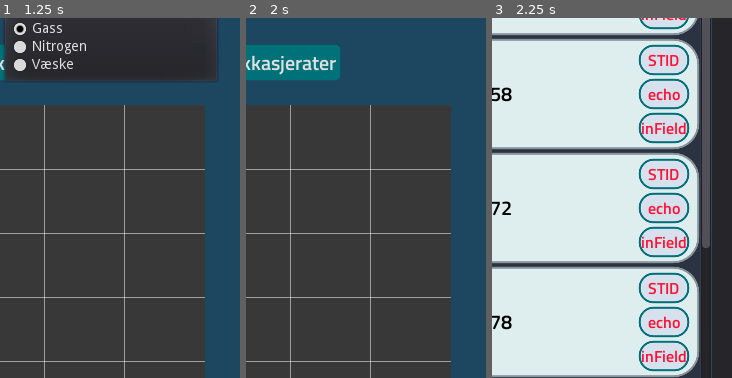
Above: before the commit, frames 1-3 (left to right).
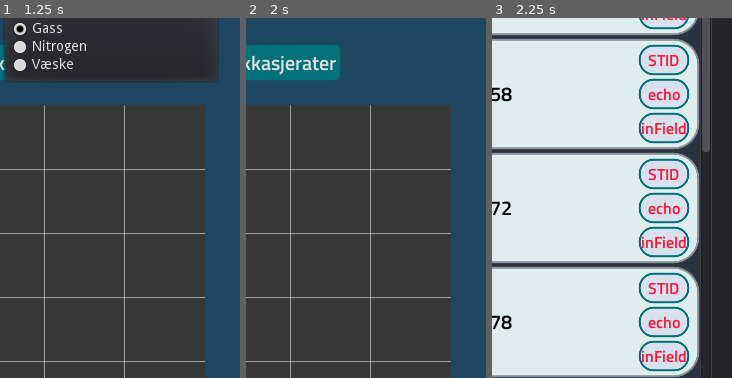
Above: after the commit, the same moments.

Repository: Keroflux/Critical-leak-test
Game: Godot game, scene res://Main.tscn
Same seed, same stepped clock (60 frames per second), same inputs: the game is played once before the commit and once after it. Before the commit the project starts from res://Control.tscn.
Inputs:
- Up to frame 1 (1.25 s): click "Gass" at 0.5 s
- Up to frame 2 (2 s): click "Simuler lekkasjerater" at 1.25 s
- Up to frame 3 (2.25 s): click "Velg ventil" at 2 s
The pictures show only the part of the screen within x 50-100%, y 39-89%; the shares and areas given below are measured in that part.

Frames 1-2 are identical in both runs. In frame 3, 0.9% of the frame differs, in the area x 87-91%, y 36-64%.

Commit message:
Restructure

Diff:
--- a/LekkasjeGammel.gd
+++ /dev/null
@@ -1,373 +0,0 @@
-extends Control
-
-var tag : String = "A-VC23-0263"
-var type : int = 0 # 0 = ventil, 1 = tilbakeslag
-
-# Variabler til bruk i kalkulering av lekkasje kriterie
-var MW: float = 28.01 	# MOL vekt for test medie
-var P1: float = 2.0 	# Trykk utenfor testvolum
-var P2: float = 1.0 	# Trykk i testvolum før test
-var PB: float = 1.0 	# Trykk i testvolum etter test
-var T: float = 15.0 	# Temperatur test medie
-var Di: float= 372.0 	# Indre rør diameter
-var Z: float = 0.98 	# Kompressabilitet til testmedie
-
-# Variabler til kalkulering av lekkasjerate under test
-var volume: float = 0.11876		# Testvolumet i m3
-const R: float = 8314.5			# Gasskonstanten
-var test_time: float = 900.0	# Testvarighet i sekunder
-
-# Variabler for lagring av resultat av kalkulasjoner
-var kgs_crit: float = 0.0	# Lekkasjekriterie i kg / s
-var kgs_test: float = 0.0	# Lekkasjerate under test i kg / s
-var kgs_real: float	# Den faktiske lekkasjeraten under test i kg / s
-var sec_crit: float = 0.0	# Hvor lang tid i sekunder det tar for å nå 0 dP ved kriterie
-var sec_test: float = 0.0	# Hvor lang tid i sekunder det tar for å nå 0 dP ved test
-var P2_crit: Array = []		# Lagring av trend ved integrering av kriterie
-var P2_test: Array = []		# Lagring av trend ved integrering av test
-var test_orifice: float = 0.0
-
-# Ubrukt, tror jeg
-var comp_f = 0.98
-#var R = 0.000083145
-var max_leak_rate = 6006
-var k := 1.416
-var leak_krit = 0.1
-var Za = 0.9978
-
-
-# Legger ventilene i nedrekkslisten
-func _ready():
-	for i in VALVES.valves:
-		$"%OptionButton".add_item(i)
-
-
-# Kalkulerer lekkasjekriterie i kg / s
-func calc_leak_crit_gas(ori: float = 0.0)->float:
-	var K: float = 273.15 + T
-	var dP: float = P1 - P2
-	if P1 == 0:
-		P1 = 1
-	var Pr: float = dP / P1
-	var Do: float = Di/ 10.0
-	if ori > 0:
-		Do = ori
-	var Yo: float = 1.008 - 0.338 * Pr
-	if Pr < 0.29:
-		Yo = 1 - 0.31 * Pr
-	var dg: float = (MW * P1) / (0.08314 * K * Z)
-	var kg_h: float = Do * Do * Yo * 0.62 * 1.265 * pow((dP * dg), 0.5)
-	var kg_s: float = kg_h / 3600
-	kg_s = abs(kg_s)
-	return kg_s
-
-
-# Kalkulerer (gjennimsnitt) lekkasje under test i kg / s
-func calc_leak_rate_gas()->float:
-	var K: float = 273.15 + T
-	var m1: float = P2 * 100000 * volume * MW / (Z * R * K)
-	var m2: float = PB * 100000 * volume * MW / (Z * R * K)
-	var kg_s: float = (m1 - m2) / test_time
-	var n: float = (m2 * 1000) / MW
-	var z: float = (PB * 100000 * volume) / (n * (R / 1000) * K)
-	kg_s = abs(kg_s)
-	return kg_s
-
-
-# Kalkulering orifice diameter ved gitt lekkasje
-func calc_orifice(kgh: float)->float:
-	var K: float = 273.15 + T
-	var dP: float = P1 - P2
-	if P1 == 0:
-		P1 = 1
-	var Pr: float = dP / P1
-	var Yo: float = 1.008 - 0.338 * Pr
-	if Pr < 0.29:
-		Yo = 1 - 0.31 * Pr
-	var dg: float = (MW * P1) / (0.08314 * K * Z)
-	var orifice = sqrt(kgh / (Yo * 0.62 * 1.265 * pow((dP * dg), 0.5)))
-	return orifice
-
-
-# Mater test lekkasjeraten til integrerings funksjonen for å finne ut sekunder
-# til 0 dP
-func integrate_leak()->float:
-	var kg_s: float = calc_leak_rate_gas()
-	var kg_h: float = kgs_real * 3600
-	var orifice: float = calc_orifice(kg_h)
-	var sec: float = integrate_criteria(2, 0.01, orifice)
-	return sec
-
-
-# For ventiler med fast lekkasjerate på 0.05 kg / s
-func integrate_leak_005()->float:
-	var kg_s: float = 0.05
-	var kg_h: float = 0.05 * 3600
-	var orifice: float = calc_orifice(kg_h)
-	var sec: float = integrate_criteria(1, 0.01, orifice)
-	return sec
-
-
-# Regner ut sekunder det vil ta å nå 0 dP i testsegmentet ved en gitt lekasjerate
-# og lagrer punkter for å lage trend til forventet trykkutvikling
-func integrate_criteria(P: int, step: float, ori: float = 0.0)->float:
-	var sec: float = 0.0
-	var count: int = 10
-	var s: float = step
-	if P == 1:
-		P2_crit.clear()
-	else:
-		P2_test.clear()
-	while P2 < P1:
-		var K: float = 273.15 + T
-		var m1: float = P2 * 100000 * volume * MW / (Z * R * K)
-		var leak: float = calc_leak_crit_gas(ori)
-		m1 += leak * s
-		P2 = m1 / (100000 * volume * MW / (Z * R * K))
-		sec += step
-		if count == 15:
-			if P == 1:
-				P2_crit.append(P2-1)
-			else:
-				P2_test.append(P2-1)
-			count = 0
-		count += 1
-	P2 = float($"%PressureStart".text) + 1
-	return sec
-
-
-func find_real_leak2():
-	var p0 = P2
-	var t0 := 0.0
-	var t = test_time
-	var p = PB
-	var ori = calc_orifice(kgs_test * 3600)
-	var kgs := 0.0
-
-	var m0 = p0 * 100000 * volume * MW / (Z * R * (T + 273.15))
-	var dt := 0.05
-	for i in range (1000):
-		ori += 0.01
-		t0 = 0
-		p0 = P2
-		m0 = p0 * 100000 * volume * MW / (Z * R * (T + 273.15))
-		while t0 <= test_time:
-			var K: float = 273.15 + T
-			var dP: float = P1 - p0
-			if P1 == 0:
-				P1 = 1
-			var Pr: float = dP / P1
-			var Do = ori
-			var Yo: float = 1.008 - 0.338 * Pr
-			if Pr < 0.29:
-				Yo = 1 - 0.31 * Pr
-			var dg: float = (MW * P1) / (0.08314 * K * Z)
-			var kg_h: float = Do * Do * Yo * 0.62 * 1.265 * pow((dP * dg), 0.5)
-			var kg_s: float = kg_h / 3600
-			kg_s = abs(kg_s)
-
-			m0 += kg_s * dt
-			p0 = m0 / (100000 * volume * MW / (Z * R * (T + 273.15)))
-			t0 += dt
-
-			if p0 >= p:
-				kgs = kg_s
-				break
-
-		if p0 >= p:
-			return calc_leak_crit_gas(ori)
-
-
-# Kalkulerer den høyeste (første) lekkasjeraten under testen fra gjennomsnittet
-func find_real_leak():
-	var num = 0
-	var p0 = P2								#Trykk før test
-	var t0 := 0.0							#Klakulert test varighet
-	var t = test_time						#Test varighet
-	var p = PB								#Trykk etter test
-	var ori_pre = kgs_test / (P1 - P2) * 25	#Predikerer en sikker økning av orifice før loopen
-	var ori_pre2 = (kgs_test * 3600 / test_time) * sqrt(PB / (P2))
-	ori_pre2 *= 0.015
-	var ori = calc_orifice(kgs_test * 3600) #Orifice testraten tilsvarer
-	print("Gjennomsnitt orifice: ",ori)
-	print(ori_pre2 + ori, " TEST2")
-	print(ori_pre + ori, " TEST")
-	var m0 := 0.0							#Masse ved teststart
-	var dt := 1.0 / 50.0 					#Tidsenhet
-	ori = ori + ori_pre
-#	Loop som øker størrelsen på orificen for hver ieterasjon og simulerer trykkoppbygging.
-#	Når simulert sluttrykk (p0) når testens sluttrykk (p) og simulert testvarighet (t0)
-#	er større eller lik testvarighet (test_time) returneres lekkasjeraten for tilsvarende orifice
-	for i in range (1000):
-		ori += 0.01
-		t0 = 0
-		p0 = P2
-		m0 = p0 * 100000 * volume * MW / (Z * R * (T + 273.15))
-		while p0 < p:
-			var K: float = 273.15 + T
-			var dP: float = P1 - p0
-			if P1 == 0:
-				P1 = 1
-			var Pr: float = dP / P1
-			var Do : float = ori
-			var Yo: float = 1.008 - 0.338 * Pr
-			if Pr < 0.29:
-				Yo = 1 - 0.31 * Pr
-			var dg: float = (MW * P1) / (0.08314 * K * Z)
-			var kg_h: float = Do * Do * Yo * 0.62 * 1.265 * pow((dP * dg), 0.5)
-			var kg_s: float = kg_h / 3600
-			kg_s = abs(kg_s)
-
-			m0 += kg_s * dt
-			p0 = m0 / (100000 * volume * MW / (Z * R * (T + 273.15)))
-			t0 += dt
-			num += 1
-			if p0 >= p:
-				break
-
-		if t0 <= test_time:
-			print("Faktisk orifice: ", ori)
-			print(num)
-			return calc_leak_crit_gas(ori)
-
-
-# Setter verdier for testmedie og ventil
-func set_test_variables()->void:
-	var valve = VALVES.valves[tag]
-
-	if $"%Nitrogen".pressed:
-		MW = 28.01
-		Z = 0.98
-	else:
-		MW = valve["MW"]
-		Z = valve["Z"]
-
-	if valve["Di"] == 0:
-		type = 0
-	else:
-		type = 1
-		Di = valve["Di"]
-		volume = valve["volume"]
-
-
-# Sender verdier til trend og starter tegning
-func init_trend()->void:
-	$"%Trend".test = P2_test
-	$"%Trend".crit = P2_crit
-	if sec_test >= sec_crit:
-		$"%Trend".seconds = sec_test
-	else:
-		$"%Trend".seconds = sec_crit
-	$"%Trend".max_pressure = P1 - 1
-	$"%Trend".min_pressure = P2 - 1
-	$"%Trend".calculate_point_distance()
-	$"%Trend".place_sec_marks()
-	$"%TrendLine".data_points = P2_test
-	$"%TrendLine2".data_points = P2_crit
-	$"%TrendLine".trend_run()
-	$"%TrendLine2".trend_run()
-
-
-# Klikkevent fra "kalkuler" kanppen
-func _on_Button_pressed()->void:
-	P2 = float($"%PressureStart".text) + 1
-	P1 = float($"%PressureExternal".text) + 1
-	PB = float($"%PressureAfter".text) + 1
-	T = float($"%Temperatur".text)
-	test_time = float($"%TestTime".text)
-
-	set_test_variables()
-
-	if type == 0:
-		sec_crit = integrate_leak_005()
-		kgs_crit = 0.05
-	else:
-		kgs_crit = calc_leak_crit_gas()
-		sec_crit = integrate_criteria(1, 0.01)
-
-	kgs_test = calc_leak_rate_gas()
-	print("Gjennomsnitt lekkasje: ",kgs_test)
-	kgs_real = find_real_leak()
-	print("Faktisk lekkasje: ",kgs_real)
-#	print(find_real_leak2())
-	sec_test = integrate_leak()
-
-	$"%LeakRate".text = str(kgs_real)
-	$"%CritLeak".text = str(kgs_crit)
-
-	$"%CritLeakSec".text = str(sec_crit)
-	$"%LeakSec".text = str(sec_test)
-	init_trend()
-
-	if kgs_real > kgs_crit:
-		$"%LeakRate".get_stylebox("normal").bg_color = Color(0.583008, 0.04327, 0.04327)
-	else:
-		$"%LeakRate".get_stylebox("normal").bg_color = Color(0.141176, 0.396078, 0.078431)
-
-
-# Klikkevent fra netrekkslisten
-func _on_OptionButton_item_selected(index)->void:
-	tag = $"%OptionButton".get_item_text(index)
-
-func calc_leak_new(ori, pipe):
-	var K = 273.15 + T
-	var p1 = P1 * 100000.0
-	var p2 = P2 * 100000.0
-	var dP: float = p1 - p2
-	print(dP)
-	var C = 0.62
-	var beta = ori / pipe
-	var dg = (MW * p1) / (8314 * K * Z)
-	print(dg)
-	var e = 1.0
-	var d2 = ori * ori
-	var Qm = (C / sqrt(1 - pow(beta, 4))) * e * (PI / 4) * d2 * sqrt(2 * dg * dP)
-	print(Qm)
-
-# Gammel kode, som jeg kanskje får bruk for??
-#func calculate_leak_criteria():
-#	var K = 273.15 + T
-#	var total_A2 = pow(Di / 2, 2) * PI
-#	var max_A2 = total_A2 * (leak_krit / 100)
-#	max_A2 = 13.22905358
-#	var r = P2 / P1
-#	var rc = pow(2 / (k + 1), k / (k-1))
-#	var rcc = pow(2 / (k + 1), (k + 1) / (k-1))
-#	var C = 0
-#	if k == 0:
-#		C = 0
-#	elif r > rc:
-#		C = 0.62
-#	else:
-#		C = 0.84 - (0.84 - 0.75) * (r / rc)
-#	var kg_s = C / 10 * max_A2 * P1 * sqrt(k * (MW / (Za * 8314 * K)) * rcc)
-#	$"%CritLeak".text = str(kg_s)
-#	kgs_crit = kg_s
-#
-#	var dP: float = P1 - P0
-#	var n0 = (P0 * volume) / (R * K * comp_f)
-#	var n1 = (P1 * volume) / (R * K * comp_f)
-#	var dm = (n1 * MW - n0 * MW) / 1000
-#	var dt = dm / max_leak_rate * 3600
-#	if dt == 0:
-#		dt = 1.0
-#	var bar_s = dP / dt
-#	$LeakRate.text = str(bar_s)
-#
-#
-#func calculate_leak_kgs():
-#	var K = 273.15 + T
-#	var m1 = P2 * 100000 * volume * MW / (Za * 8341 * K)
-#	var m2 = PB * 100000 * volume * MW / (Za * 8341 * K)
-#	var kg_s = (m1 - m2) / test_time
-#	$LeakRate3.text = str(kg_s)
-#	kgs_test = kg_s
-#	if kgs_test > kgs_crit:
-#		$ColorRect.self_modulate = Color(1.0, 0.0, 0.0)
-#	else:
-#		$ColorRect.self_modulate = Color(0.0, 1.0, 0.0)
-
-
-
-func _on_Trend_resized():
-	init_trend()
--- a/Control.tscn
+++ b/Main.tscn
@@ -1,15 +1,15 @@
 [gd_scene load_steps=13 format=2]
 
-[ext_resource path="res://Lekkasje.gd" type="Script" id=1]
-[ext_resource path="res://Trend.gd" type="Script" id=2]
-[ext_resource path="res://TrendLine.gd" type="Script" id=3]
-[ext_resource path="res://Font16l.tres" type="DynamicFont" id=4]
-[ext_resource path="res://Font14.tres" type="DynamicFont" id=5]
-[ext_resource path="res://TitilliumWeb-SemiBold.ttf" type="DynamicFontData" id=6]
+[ext_resource path="res://UI/Font/TitilliumWeb-SemiBold.ttf" type="DynamicFontData" id=1]
+[ext_resource path="res://UI/Font/Font14.tres" type="DynamicFont" id=2]
+[ext_resource path="res://Script/Trend.gd" type="Script" id=3]
+[ext_resource path="res://Script/TrendLine.gd" type="Script" id=4]
+[ext_resource path="res://UI/Font/Font16l.tres" type="DynamicFont" id=5]
+[ext_resource path="res://Script/Main.gd" type="Script" id=6]
 
 [sub_resource type="DynamicFont" id=4]
 size = 20
-font_data = ExtResource( 6 )
+font_data = ExtResource( 1 )
 
 [sub_resource type="StyleBoxFlat" id=3]
 bg_color = Color( 0, 0.384314, 0.419608, 1 )
@@ -47,12 +47,12 @@
 corner_radius_bottom_right = 5
 corner_radius_bottom_left = 5
 
-[node name="Lekkasje" type="Control"]
-anchor_right = 1.0
-anchor_bottom = 1.0
-size_flags_horizontal = 3
-size_flags_vertical = 3
-script = ExtResource( 1 )
+[node name="Main" type="Control"]
+anchor_right = 1.0
+anchor_bottom = 1.0
+size_flags_horizontal = 3
+size_flags_vertical = 3
+script = ExtResource( 6 )
 
 [node name="ColorRect" type="ColorRect" parent="."]
 show_behind_parent = true
@@ -109,7 +109,7 @@
 margin_bottom = 35.0
 rect_min_size = Vector2( 0, 35 )
 size_flags_horizontal = 3
-custom_fonts/font = ExtResource( 4 )
+custom_fonts/font = ExtResource( 5 )
 text = "0"
 align = 1
 placeholder_text = "BARG"
@@ -122,7 +122,7 @@
 margin_top = -15.0
 margin_bottom = -1.0
 custom_constants/line_spacing = 0
-custom_fonts/font = ExtResource( 5 )
+custom_fonts/font = ExtResource( 2 )
 text = "Trykk testvolum før"
 align = 1
 valign = 1
@@ -137,7 +137,7 @@
 margin_bottom = 105.0
 rect_min_size = Vector2( 0, 35 )
 size_flags_horizontal = 3
-custom_fonts/font = ExtResource( 4 )
+custom_fonts/font = ExtResource( 5 )
 text = "10"
 align = 1
 
@@ -146,7 +146,7 @@
 margin_left = 1.0
 margin_top = -17.0
 margin_right = -1.0
-custom_fonts/font = ExtResource( 5 )
+custom_fonts/font = ExtResource( 2 )
 text = "Test varighet sekund"
 align = 1
 valign = 1
@@ -158,7 +158,7 @@
 margin_bottom = 175.0
 rect_min_size = Vector2( 0, 35 )
 size_flags_horizontal = 3
-custom_fonts/font = ExtResource( 4 )
+custom_fonts/font = ExtResource( 5 )
 text = "7"
 align = 1
 
@@ -167,7 +167,7 @@
 margin_left = 1.0
 margin_top = -17.0
 margin_right = -1.0
-custom_fonts/font = ExtResource( 5 )
+custom_fonts/font = ExtResource( 2 )
 text = "Driftstrykk"
 align = 1
 valign = 1
@@ -186,7 +186,7 @@
 margin_bottom = 35.0
 rect_min_size = Vector2( 0, 35 )
 size_flags_horizontal = 3
-custom_fonts/font = ExtResource( 4 )
+custom_fonts/font = ExtResource( 5 )
 text = "5"
 align = 1
 
@@ -195,7 +195,7 @@
 margin_left = 1.0
 margin_top = -17.0
 margin_right = -1.0
-custom_fonts/font = ExtResource( 5 )
+custom_fonts/font = ExtResource( 2 )
 text = "Trykk testvolum etter"
 align = 1
 valign = 1
@@ -207,7 +207,7 @@
 margin_bottom = 105.0
 rect_min_size = Vector2( 0, 35 )
 size_flags_horizontal = 3
-custom_fonts/font = ExtResource( 4 )
+custom_fonts/font = ExtResource( 5 )
 text = "15"
 align = 1
 
@@ -216,7 +216,7 @@
 margin_left = 1.0
 margin_top = -17.0
 margin_right = -1.0
-custom_fonts/font = ExtResource( 5 )
+custom_fonts/font = ExtResource( 2 )
 text = "Temperatur"
 align = 1
 valign = 1
@@ -227,7 +227,7 @@
 margin_right = 218.0
 margin_bottom = 175.0
 rect_min_size = Vector2( 0, 35 )
-custom_fonts/font = ExtResource( 4 )
+custom_fonts/font = ExtResource( 5 )
 custom_styles/hover = SubResource( 6 )
 custom_styles/pressed = SubResource( 7 )
 custom_styles/normal = SubResource( 5 )
@@ -239,7 +239,7 @@
 [node name="Label" type="Label" parent="VBoxContainer/MarginContainer/VBoxContainer/HBoxContainer/VBoxContainer2/Medie"]
 anchor_right = 1.0
 margin_top = -17.0
-custom_fonts/font = ExtResource( 5 )
+custom_fonts/font = ExtResource( 2 )
 text = "Testmedie"
 align = 1
 valign = 2
@@ -280,15 +280,15 @@
 size_flags_horizontal = 3
 size_flags_vertical = 3
 color = Color( 0.219608, 0.219608, 0.219608, 1 )
-script = ExtResource( 2 )
+script = ExtResource( 3 )
 
 [node name="TrendLine" type="Node2D" parent="VBoxContainer/MarginContainer2/Trend"]
 unique_name_in_owner = true
-script = ExtResource( 3 )
+script = ExtResource( 4 )
 
 [node name="TrendLine2" type="Node2D" parent="VBoxContainer/MarginContainer2/Trend"]
 unique_name_in_owner = true
-script = ExtResource( 3 )
+script = ExtResource( 4 )
 
 [node name="Seconds" type="Label" parent="VBoxContainer/MarginContainer2/Trend"]
 anchor_left = 0.5
--- a/Lekkasje.gd
+++ b/Script/Main.gd
@@ -24,8 +24,8 @@
 var P2_crit: Array = []			# Lagring av trend ved integrering av kriterie
 var P2_test: Array = []			# Lagring av trend ved integrering av test
 
-var search_box = preload("res://ValveSelector.tscn")
-var results_box = preload("res://ResultsPage.tscn")
+var search_box = preload("res://UI/ValveSelector.tscn")
+var results_box = preload("res://UI/ResultsPage.tscn")
 
 
 # Kalkulerer lekkasjekriterie i kg / s
@@ -273,8 +273,8 @@
 		MW = valve["MW"]
 		Z = valve["Z"]
 
-	if valve["type"] == "Valve":
-		type = "Valve"
+	if valve["type"] == "valve":
+		type = "valve"
 	else:
 		type = "Check"
 		Di = valve["Di"]
@@ -326,7 +326,7 @@
 	var sec_test := 0.0
 
 	if medie == "Gass" or medie == "Nitrogen":
-		if type == "Valve":
+		if type == "valve":
 			kgs_crit = 0.05
 			crit_orifice = calc_orifice_gas(kgs_crit)
 		else:
--- a/Trend.gd
+++ b/Script/Trend.gd
@@ -8,9 +8,9 @@
 var max_pressure = 0
 var min_pressure = 0
 var show_marker := false
-var sec_mark = preload("res://SecondsMarker.tscn")
-var pres_mark = preload("res://PressureMark.tscn")
-var marker_label = preload("res://MarkerLabel.tscn")
+var sec_mark = preload("res://UI/SecondsMarker.tscn")
+var pres_mark = preload("res://UI/PressureMark.tscn")
+var marker_label = preload("res://UI/MarkerLabel.tscn")
 
 var marker_s : Label
 var marker_p : Label
@@ -19,7 +19,7 @@
 
 func _ready():
 	set_process(false)
-	root = get_tree().get_root().get_node("Lekkasje")
+	root = get_tree().get_root().get_node("Main")
 	$TrendLine.color = Color(1.0, 1.0, 1.0)
 	$TrendLine2.color = Color(1.0 , 0.0, 0.0)
 	place_sec_marks()
--- a/VALVES.gd
+++ b/Script/VALVES.gd
@@ -7,5 +7,7 @@
 			"A-VC23-0372": {"MW": 24.7, "Di": 229, "Z": 0.7355, "volume": 0.03622, "type": "check"},
 			"A-VC23-0378": {"MW": 24.7, "Di": 229, "Z": 0.7355, "volume": 0.06681, "type": "check"},
 			"A-20XSV1281": {"MW": 24.7, "Di": 0.0, "Z": 0.7355, "volume": 0.04482, "type": "valve"},
+			"test-14EV5130": {"MW": 20.8, "Di": 0.0, "Z": 0.798, "volume": 0.506, "type": "valve"},
+			"test-14EV5203": {"MW": 21.23, "Di": 0.0, "Z": 0.9613, "volume": 0.505, "type": "valve"},
 			"R-20ESV0816": {"MW": 24.7, "Di": 0.0, "Z": 0.7355, "volume": 0.03664, "Dens": 847, "K": 15000, "type": "valve"}
 			}
--- a/Button.tscn
+++ b/UI/Button.tscn
@@ -1,6 +1,6 @@
 [gd_scene load_steps=6 format=2]
 
-[ext_resource path="res://TitilliumWeb-SemiBold.ttf" type="DynamicFontData" id=1]
+[ext_resource path="res://UI/Font/TitilliumWeb-SemiBold.ttf" type="DynamicFontData" id=1]
 
 [sub_resource type="DynamicFont" id=8]
 font_data = ExtResource( 1 )
--- a/Font14.tres
+++ b/UI/Font/Font14.tres
@@ -1,6 +1,6 @@
 [gd_resource type="DynamicFont" load_steps=2 format=2]
 
-[ext_resource path="res://Roboto-Regular.ttf" type="DynamicFontData" id=1]
+[ext_resource path="res://UI/Font/Roboto-Regular.ttf" type="DynamicFontData" id=1]
 
 [resource]
 size = 14
--- a/Font16l.tres
+++ b/UI/Font/Font16l.tres
@@ -1,6 +1,7 @@
 [gd_resource type="DynamicFont" load_steps=2 format=2]
 
-[ext_resource path="res://Roboto-Regular.ttf" type="DynamicFontData" id=1]
+[ext_resource path="res://UI/Font/Roboto-Regular.ttf" type="DynamicFontData" id=1]
+
 
 [resource]
 use_filter = true
--- a/MarkerLabel.tscn
+++ b/UI/MarkerLabel.tscn
@@ -1,6 +1,6 @@
 [gd_scene load_steps=3 format=2]
 
-[ext_resource path="res://Font14.tres" type="DynamicFont" id=1]
+[ext_resource path="res://UI/Font/Font14.tres" type="DynamicFont" id=1]
 
 [sub_resource type="StyleBoxFlat" id=1]
 bg_color = Color( 0, 0, 0, 1 )
--- a/ResultsPage.tscn
+++ b/UI/ResultsPage.tscn
@@ -1,7 +1,7 @@
 [gd_scene load_steps=9 format=2]
 
-[ext_resource path="res://TitilliumWeb-SemiBold.ttf" type="DynamicFontData" id=1]
-[ext_resource path="res://ResultsPage.gd" type="Script" id=2]
+[ext_resource path="res://UI/ResultsPage.gd" type="Script" id=1]
+[ext_resource path="res://UI/Font/TitilliumWeb-SemiBold.ttf" type="DynamicFontData" id=2]
 
 [sub_resource type="StyleBoxFlat" id=1]
 bg_color = Color( 0.168627, 0.2, 0.258824, 1 )
@@ -15,7 +15,7 @@
 corner_radius_bottom_left = 20
 
 [sub_resource type="DynamicFont" id=2]
-font_data = ExtResource( 1 )
+font_data = ExtResource( 2 )
 
 [sub_resource type="StyleBoxFlat" id=3]
 bg_color = Color( 0.6, 0.6, 0.6, 0 )
@@ -26,7 +26,7 @@
 
 [sub_resource type="DynamicFont" id=4]
 size = 20
-font_data = ExtResource( 1 )
+font_data = ExtResource( 2 )
 
 [sub_resource type="StyleBoxFlat" id=5]
 bg_color = Color( 0, 0.384314, 0.419608, 1 )
@@ -46,7 +46,7 @@
 [node name="ResultsPage" type="Control"]
 anchor_right = 1.0
 margin_bottom = 348.0
-script = ExtResource( 2 )
+script = ExtResource( 1 )
 
 [node name="MarginContainer2" type="MarginContainer" parent="."]
 anchor_right = 1.0
--- a/Tagbutton.tscn
+++ b/UI/Tagbutton.tscn
@@ -1,12 +1,14 @@
 [gd_scene load_steps=12 format=2]
 
-[ext_resource path="res://TitilliumWeb-SemiBold.ttf" type="DynamicFontData" id=1]
-[ext_resource path="res://Tagbutton.gd" type="Script" id=2]
-[ext_resource path="res://Button.tscn" type="PackedScene" id=3]
+[ext_resource path="res://UI/Button.tscn" type="PackedScene" id=1]
+[ext_resource path="res://UI/Tagbutton.gd" type="Script" id=2]
+
+[sub_resource type="DynamicFontData" id=16]
+font_path = "res://UI//Font/TitilliumWeb-SemiBold.ttf"
 
 [sub_resource type="DynamicFont" id=3]
 size = 24
-font_data = ExtResource( 1 )
+font_data = SubResource( 16 )
 
 [sub_resource type="StyleBoxFlat" id=1]
 bg_color = Color( 0.113725, 0.666667, 0.796078, 1 )
@@ -33,10 +35,10 @@
 
 [sub_resource type="DynamicFont" id=15]
 size = 20
-font_data = ExtResource( 1 )
+font_data = SubResource( 16 )
 
 [sub_resource type="DynamicFont" id=8]
-font_data = ExtResource( 1 )
+font_data = SubResource( 16 )
 
 [sub_resource type="StyleBoxFlat" id=13]
 bg_color = Color( 0.705882, 0.733333, 0.752941, 1 )
@@ -133,7 +135,7 @@
 size_flags_vertical = 3
 alignment = 1
 
-[node name="STID" parent="Button/VBoxContainer/MarginContainer/HBoxContainer" instance=ExtResource( 3 )]
+[node name="STID" parent="Button/VBoxContainer/MarginContainer/HBoxContainer" instance=ExtResource( 1 )]
 margin_left = 0.0
 margin_top = 1.0
 margin_right = 50.0
@@ -145,7 +147,7 @@
 custom_colors/font_color_pressed = Color( 1, 0.0705882, 0.203922, 1 )
 text = "STID"
 
-[node name="Echo" parent="Button/VBoxContainer/MarginContainer/HBoxContainer" instance=ExtResource( 3 )]
+[node name="Echo" parent="Button/VBoxContainer/MarginContainer/HBoxContainer" instance=ExtResource( 1 )]
 margin_left = 0.0
 margin_top = 35.0
 margin_right = 50.0
@@ -157,7 +159,7 @@
 custom_colors/font_color_pressed = Color( 1, 0.0705882, 0.203922, 1 )
 text = "echo"
 
-[node name="Hub" parent="Button/VBoxContainer/MarginContainer/HBoxContainer" instance=ExtResource( 3 )]
+[node name="Hub" parent="Button/VBoxContainer/MarginContainer/HBoxContainer" instance=ExtResource( 1 )]
 margin_left = 0.0
 margin_top = 69.0
 margin_right = 50.0
--- a/ValveSelector.gd
+++ b/UI/ValveSelector.gd
@@ -1,6 +1,6 @@
 extends Control
 
-var button = preload("res://Tagbutton.tscn")
+var button = preload("res://UI/Tagbutton.tscn")
 
 func _ready():
 	refresh("")
--- a/ValveSelector.tscn
+++ b/UI/ValveSelector.tscn
@@ -1,7 +1,7 @@
 [gd_scene load_steps=8 format=2]
 
-[ext_resource path="res://ValveSelector.gd" type="Script" id=1]
-[ext_resource path="res://TitilliumWeb-SemiBold.ttf" type="DynamicFontData" id=2]
+[ext_resource path="res://UI/ValveSelector.gd" type="Script" id=1]
+[ext_resource path="res://UI/Font/TitilliumWeb-SemiBold.ttf" type="DynamicFontData" id=2]
 
 [sub_resource type="StyleBoxFlat" id=2]
 bg_color = Color( 0.113725, 0.278431, 0.380392, 1 )
--- a/project.godot
+++ b/project.godot
@@ -11,12 +11,12 @@
 [application]
 
 config/name="Lekkasjetest"
-run/main_scene="res://Control.tscn"
+run/main_scene="res://Main.tscn"
 config/icon="res://icon.png"
 
 [autoload]
 
-VALVES="*res://VALVES.gd"
+VALVES="*res://Script/VALVES.gd"
 
 [display]
 
Renamed: TrendLine.gd -> Script/TrendLine.gd
Renamed: Roboto-Regular.ttf -> UI/Font/Roboto-Regular.ttf
Renamed: TitilliumWeb-Regular.ttf -> UI/Font/TitilliumWeb-Regular.ttf
Renamed: TitilliumWeb-SemiBold.ttf -> UI/Font/TitilliumWeb-SemiBold.ttf
Renamed: PressureMark.tscn -> UI/PressureMark.tscn
Renamed: ResultsPage.gd -> UI/ResultsPage.gd
Renamed: SecondsMarker.tscn -> UI/SecondsMarker.tscn
Renamed: Tagbutton.gd -> UI/Tagbutton.gd
